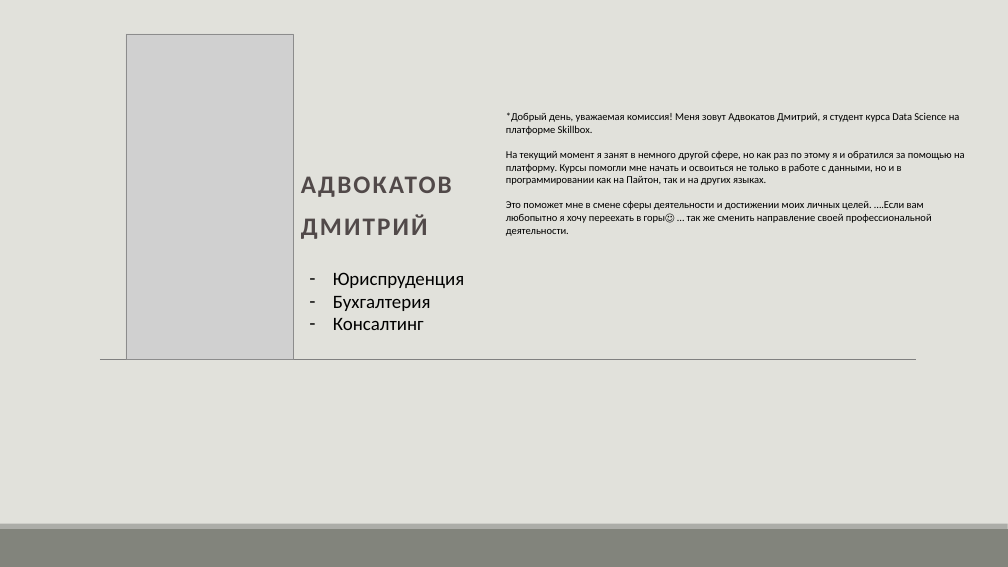
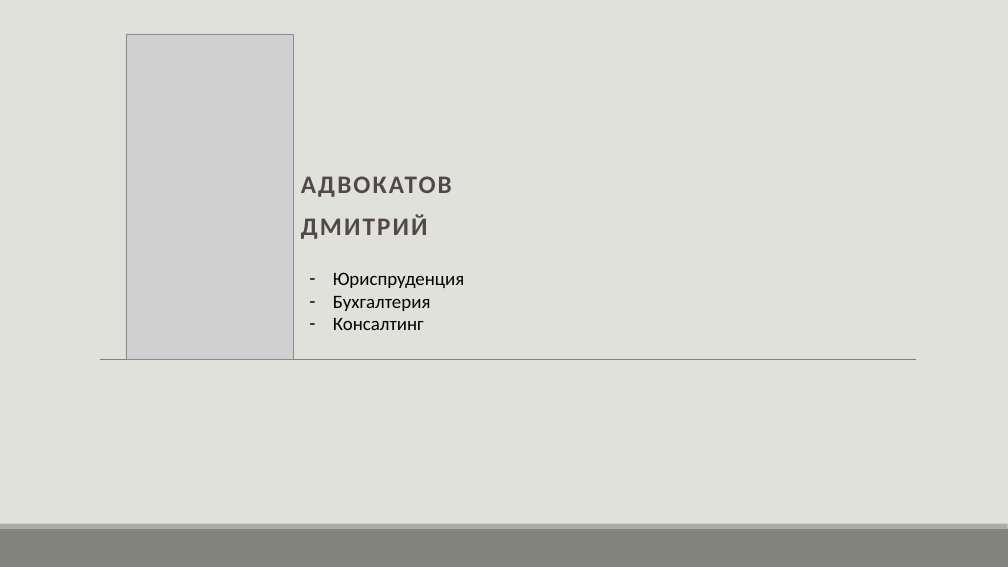
Before and after one commit to Fennec120/grad_2, a slide deck: slide 2 of защита_презентация.pptx. Drawn at 1008x567 pixels with LibreOffice and Linux fonts; fonts in the diff are those of the drawing; grey boxes stand for pictures. Boxes give left, top, right and bottom in pixels: in the first picture for what was removed or moved away, otherwise in the second. Text is boxed around its words. In the diff, an @@ line names an element or a change of style, - is before the commit and + after.

```diff
--- a/защита_презентация.pptx
+++ b/защита_презентация.pptx
@@ text removed at (506,112,965,236) @@
-*Добрый день, уважаемая комиссия! Меня зовут Адвокатов Дмитрий, я студент курса Data Science на платформе Skillbox.
-На текущий момент я занят в немного другой сфере, но как раз по этому я и обратился за помощью на платформу. Курсы помогли мне начать и освоиться не только в работе с данными, но и в программировании как на Пайтон, так и на других языках.
-Это поможет мне в смене сферы деятельности и достижении моих личных целей. ….Если вам любопытно я хочу переехать в горы☺ … так же сменить направление своей профессиональной деятельности.
```
Also in this commit, not shown: 5 other slides changed, 6 slides added, 3 slides removed, 2 other files.
